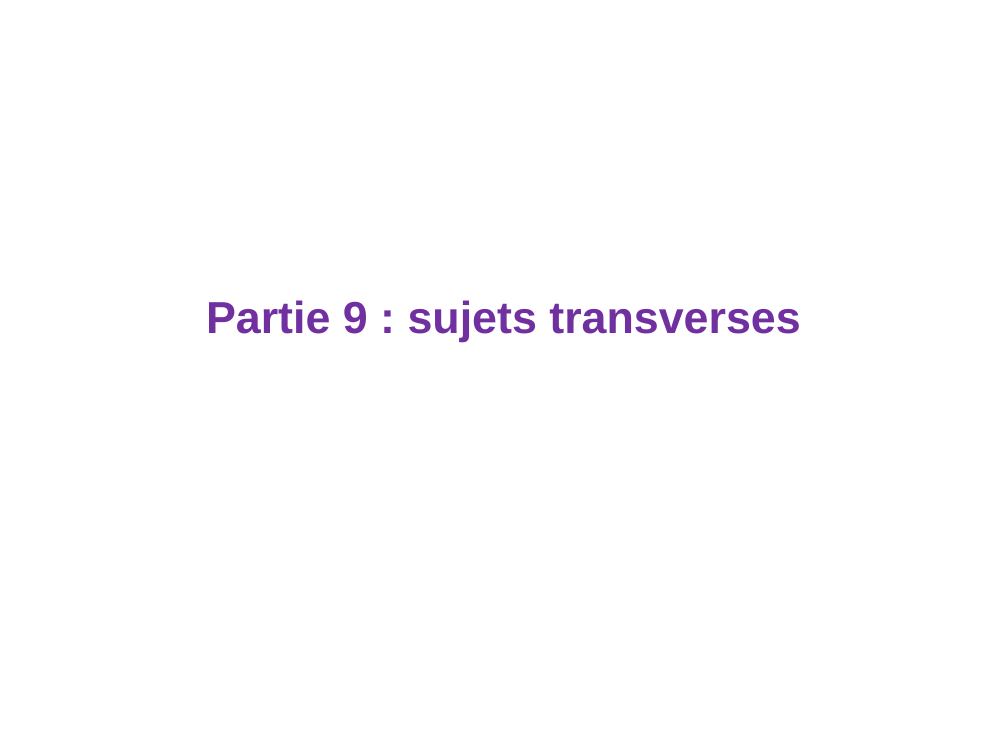
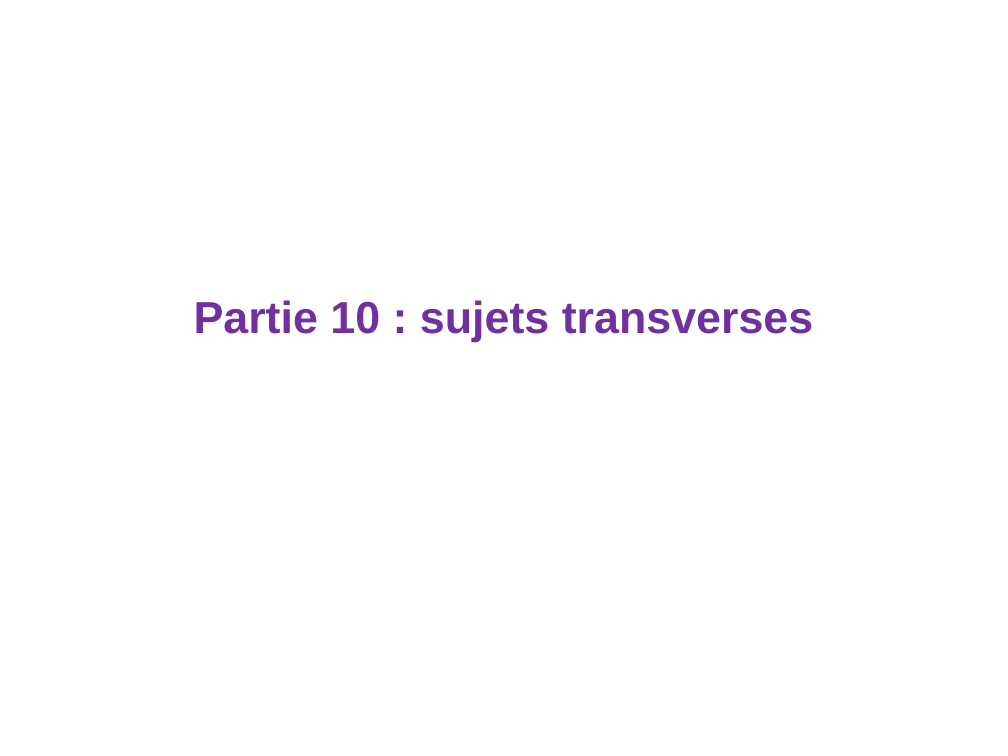
Before and after one commit to loicmidy/formation-python, a slide deck: slide 54 of formation python.pptx (slide 52 before the commit). Drawn at 1008x756 pixels with LibreOffice and Linux fonts; fonts in the diff are those of the drawing. Boxes give left, top, right and bottom in pixels: in the first picture for what was removed or moved away, otherwise in the second. Text is boxed around its words. In the diff, an @@ line names an element or a change of style, - is before the commit and + after.

```diff
--- a/formation python.pptx
+++ b/formation python.pptx
@@ title at [194,300,814,342]: text changed @@
-Partie 9 : sujets transverses
+Partie 10 : sujets transverses
```
Also in this commit, not shown: 2 other slides changed, 2 slides added, 2 other files.
